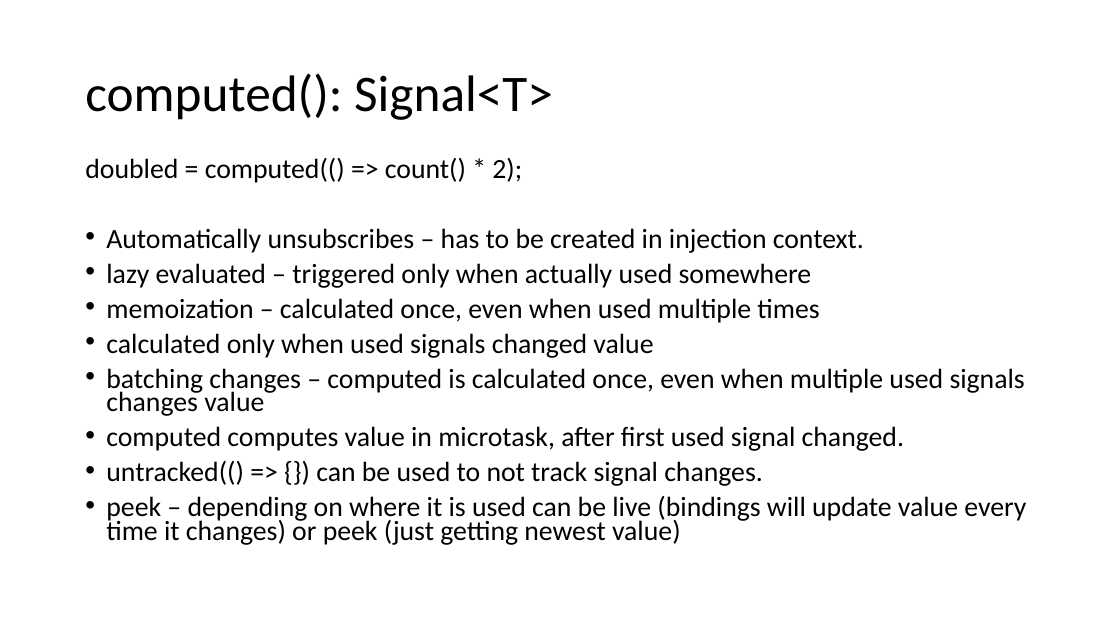
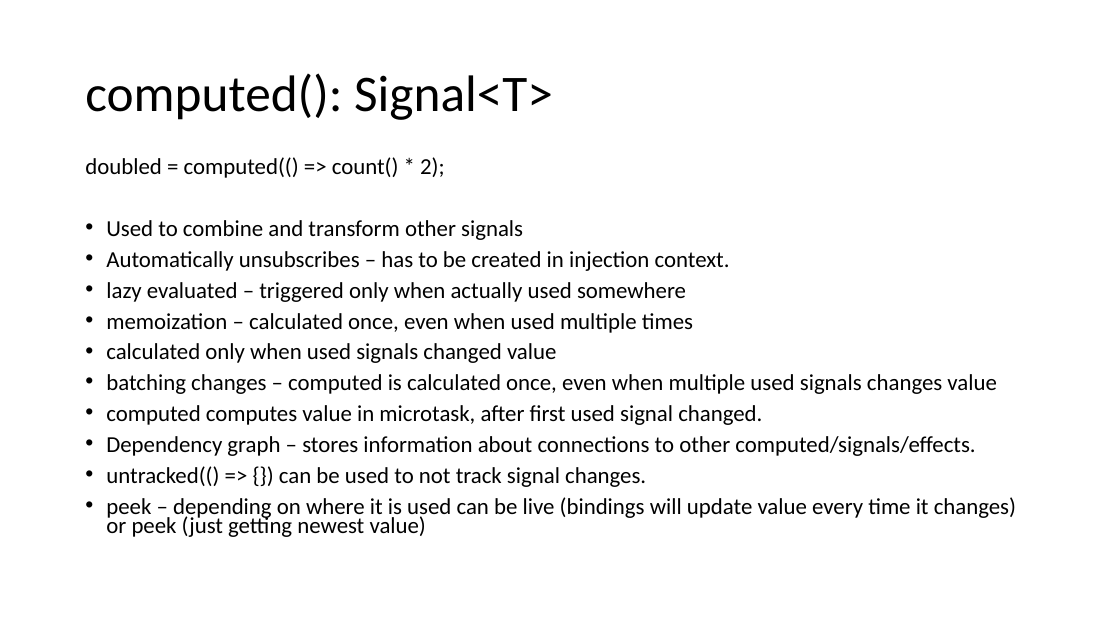
Before and after one commit to Trolejbus/AngularSignalsKnowledgeShare, a slide deck: slide 4 of Signals in Angular.pptx (slide 5 before the commit). Drawn at 1120x630 pixels with LibreOffice and Linux fonts; fonts in the diff are those of the drawing. Boxes give left, top, right and bottom in pixels: in the first picture for what was removed or moved away, otherwise in the second. Text is boxed around its words. In the diff, an @@ line names an element or a change of style, - is before the commit and + after.

```diff
--- a/Signals in Angular.pptx
+++ b/Signals in Angular.pptx
@@ text at box(85, 157, 1016, 537): size 23.8 to 19.6 pt in "doubled = computed(() => count() * 2);", "Automatically unsubscribes – has to be created ...", "lazy evaluated – triggered only when actually ...", "memoization – calculated once, even when used ..." and 5 more places @@
@@ text at box(106, 220, 523, 240): paragraph added @@
+• Used to combine and transform other signals
@@ text at box(106, 436, 975, 456): paragraph added @@
+• Dependency graph – stores information about connections to other computed/signals/effects.
```
Also in this commit, not shown: 2 other slides changed, 4 slides added, 1 slide removed, 45 other files.
